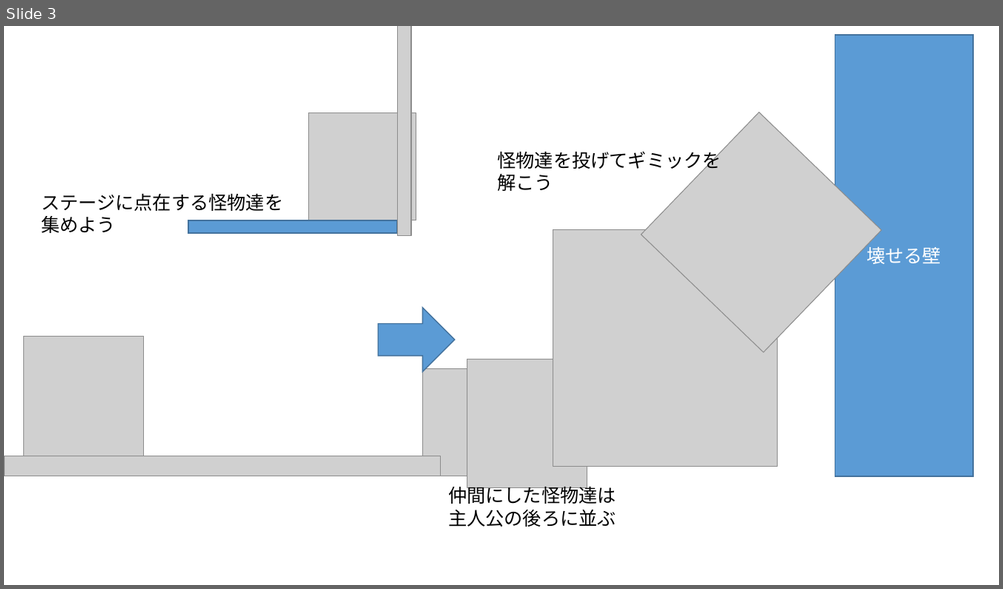
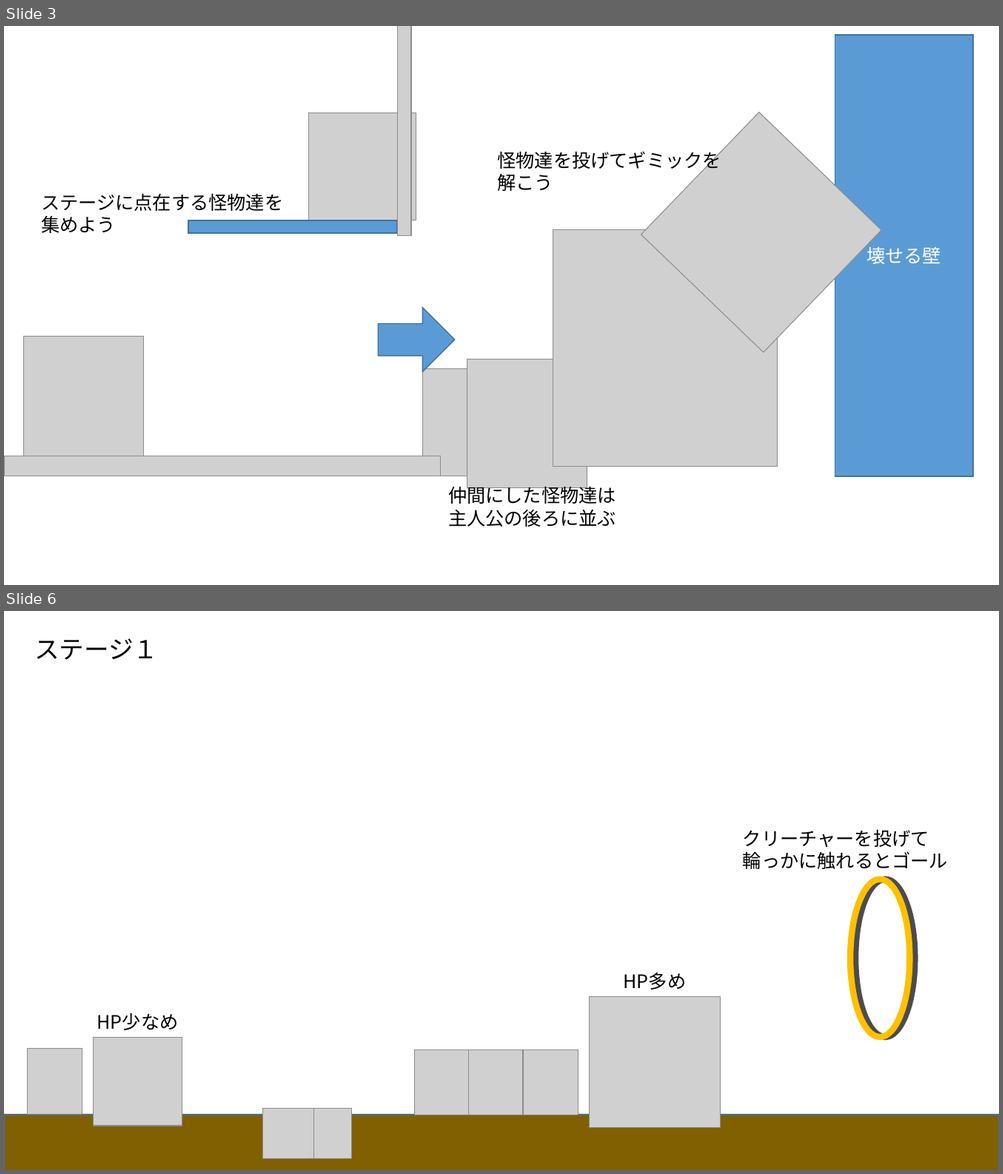
Before and after one commit to kyosuke6722/Creature-s-Parade, a slide deck: Creature’s Parade.pptx. Shown one above the other, each under a label of ours: slide 3 before the commit, slides 3 and 6 after it; the slides between them are not shown. The pictures are 1003x589 and 1003x1174 pixels, drawn with LibreOffice and Linux fonts; fonts in the diff are those of the drawing; grey boxes stand for pictures. Boxes give left, top, right and bottom in pixels: in the first picture for what was removed or moved away, otherwise in the second. Text is boxed around its words. In the diff, an @@ line names an element or a change of style, - is before the commit and + after.

```diff
--- a/Creature’s Parade.pptx
+++ b/Creature’s Parade.pptx
@@ slide 6 added at (4, 611, 999, 1170), background #FFFFFF @@
@@ text added at (34, 638, 158, 660), 24 pt, text #000000 @@
+ステージ１
@@ text added at (743, 829, 948, 869), 18 pt, text #000000 @@
+クリーチャーを投げて
+輪っかに触れるとゴール
@@ ellipse added at (850, 880, 910, 1038), outline #FFC000 6 pt @@
@@ text added at (623, 973, 686, 990), 18 pt, text #000000 @@
+HP多め
@@ picture added at (589, 997, 720, 1128) @@
@@ text added at (97, 1014, 179, 1031), 18 pt, text #000000 @@
+HP少なめ
@@ picture added at (27, 1049, 82, 1114) @@
@@ picture added at (94, 1038, 182, 1127) @@
@@ picture added at (415, 1051, 469, 1116) @@
@@ picture added at (469, 1051, 524, 1116) @@
@@ picture added at (523, 1051, 578, 1116) @@
@@ rectangle added at (4, 1116, 999, 1170), fill #806000, outline #43739E 1 pt @@
@@ picture added at (263, 1109, 313, 1159) @@
@@ picture added at (301, 1109, 352, 1159) @@
```
Also in this commit, not shown: 4 other slides added, 15 other files.
